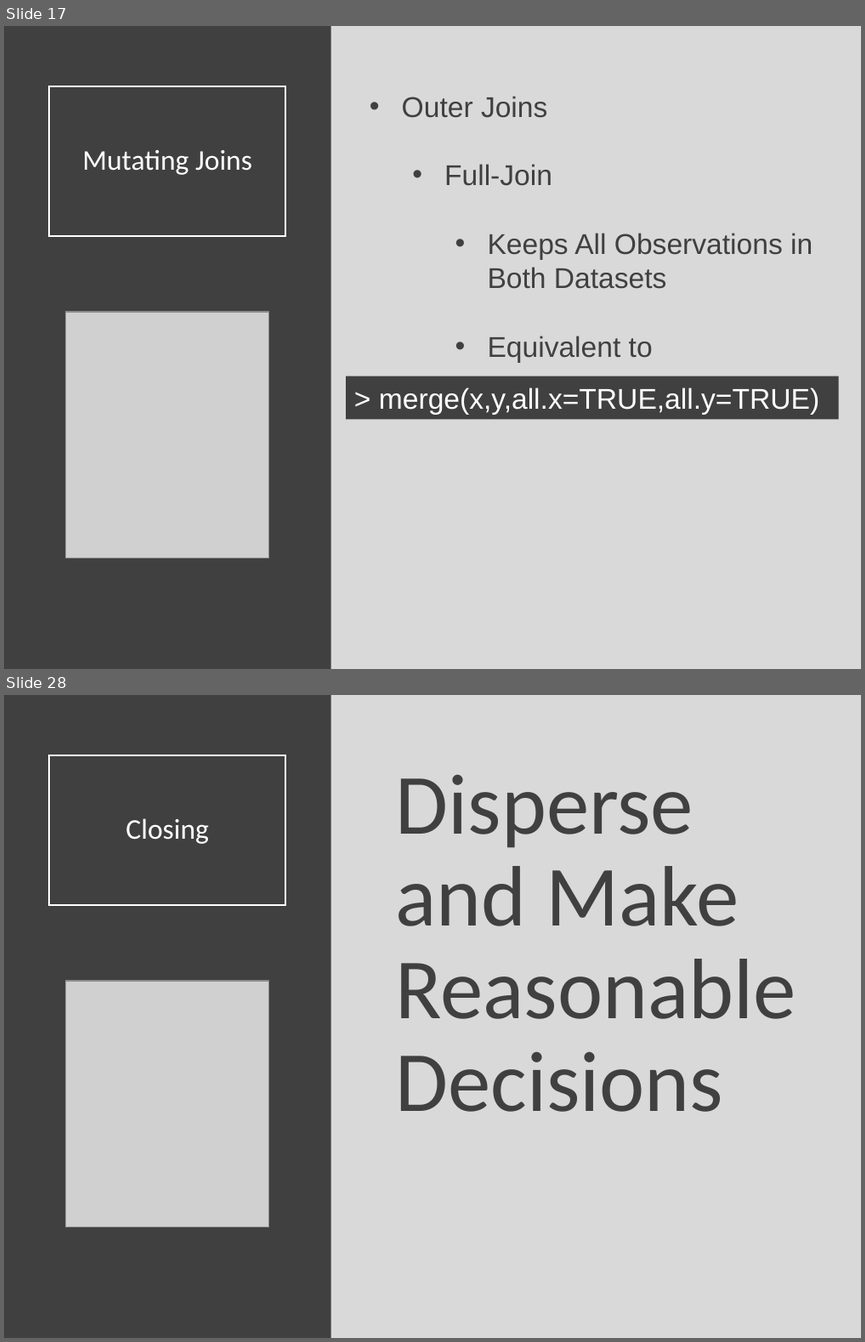
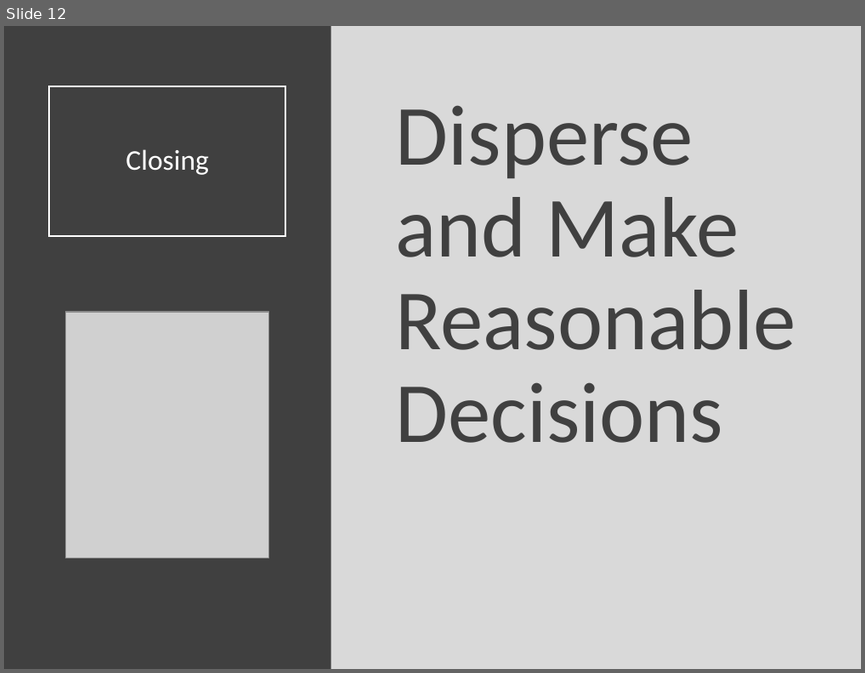
Before and after one commit to Yixf-Self/STOR320_WEBSITE, a slide deck: Lecture/Lecture 15/Lecture 15.pptx. Shown one above the other, each under a label of ours: slides 17 and 28 before the commit, slide 12 after it; the slides between them are not shown. The pictures are 865x1342 and 865x673 pixels, drawn with LibreOffice and Linux fonts; fonts in the diff are those of the drawing; grey boxes stand for pictures. Boxes give left, top, right and bottom in pixels: in the first picture for what was removed or moved away, otherwise in the second. Text is boxed around its words. In the diff, an @@ line names an element or a change of style, - is before the commit and + after.

```diff
--- a/Lecture/Lecture 15/Lecture 15.pptx
+++ b/Lecture/Lecture 15/Lecture 15.pptx
@@ slide 17 removed at (4,26,861,669), background #D9D9D9 @@
@@ rectangle removed at (4,26,331,669) @@
@@ title removed at (49,86,286,236) @@
-Mutating Joins
@@ text removed at (402,96,812,363) @@
-• Outer Joins
-  • Full-Join
-    • Keeps All Observations in Both Datasets
-    • Equivalent to
@@ picture removed at (66,312,268,557) @@
@@ rectangle removed at (346,375,839,419) @@
-> merge(x,y,all.x=TRUE,all.y=TRUE)
@@ what was slide 28 is now slide 12 @@
```
Also in this commit, not shown: 11 slides added, 26 other slides removed, 4 other files.
